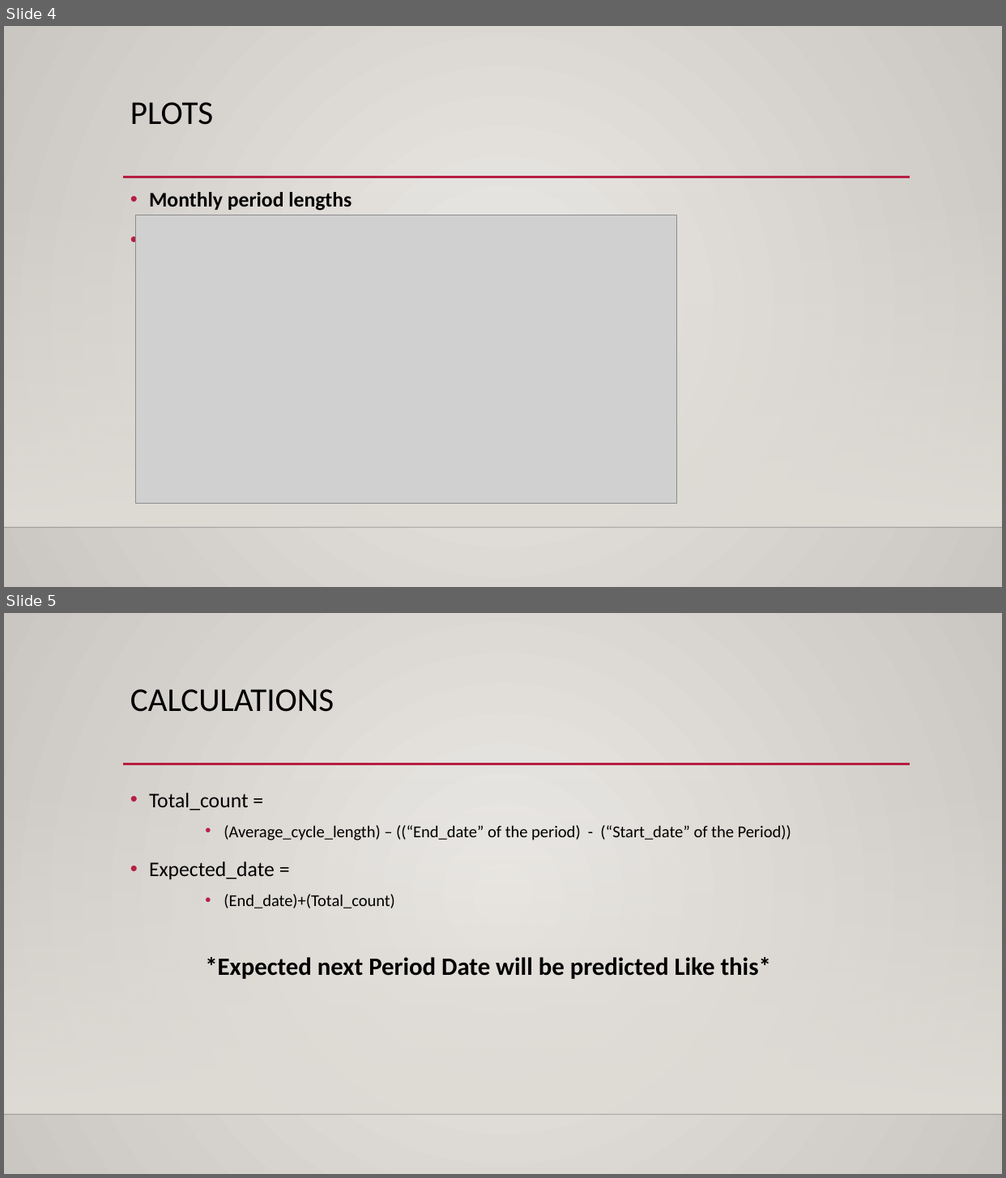
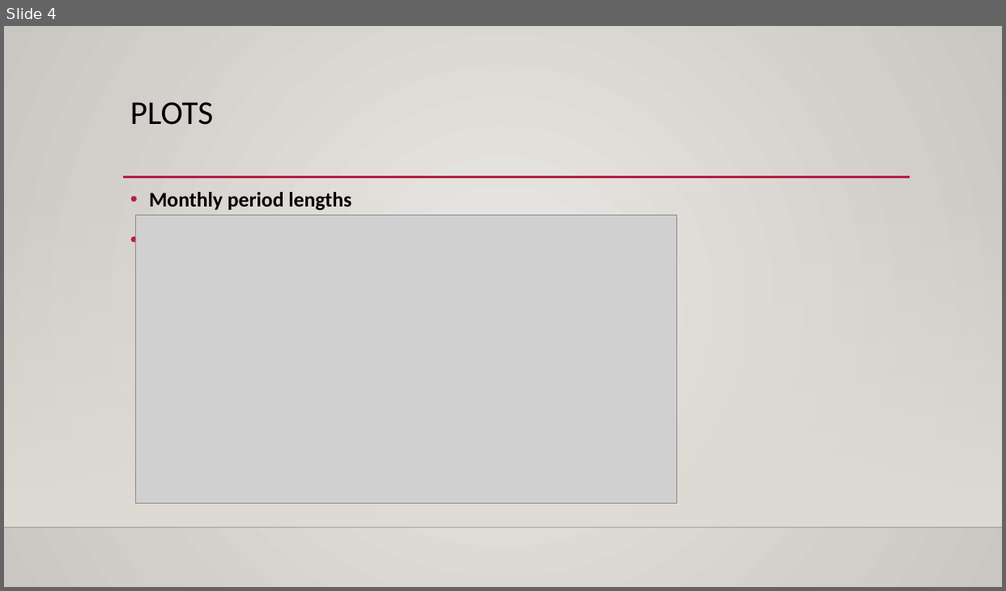
Before and after one commit to RajHarry/Women-Periods-Data-Analysis, a slide deck: PsLove dataset analyzation.pptx. Shown one above the other, each under a label of ours: slides 4 and 5 before the commit, slide 4 after it. The pictures are 1006x1178 and 1006x591 pixels, drawn with LibreOffice and Linux fonts; fonts in the diff are those of the drawing; grey boxes stand for pictures; background and template pictures are left out. Boxes give left, top, right and bottom in pixels: in the first picture for what was removed or moved away, otherwise in the second. Text is boxed around its words. In the diff, an @@ line names an element or a change of style, - is before the commit and + after.

```diff
--- a/PsLove dataset analyzation.pptx
+++ b/PsLove dataset analyzation.pptx
@@ slide 5 removed at [4,613,1002,1174], background gradient #ECEAE7 to #CAC7C1; not listed: 3 template elements that a slide beside it also shows @@
@@ title removed at [130,689,334,712] @@
-CALCULATIONS
@@ text removed at [149,793,791,979] @@
-• Total_count =
-    • (Average_cycle_length) – ((“End_date” of the period) - (“Start_date” of the Period))
-• Expected_date =
-    • (End_date)+(Total_count)
-    *Expected next Period Date will be predicted Like this*
```
Also in this commit, not shown: 2 slides changed, 1 slide added.
